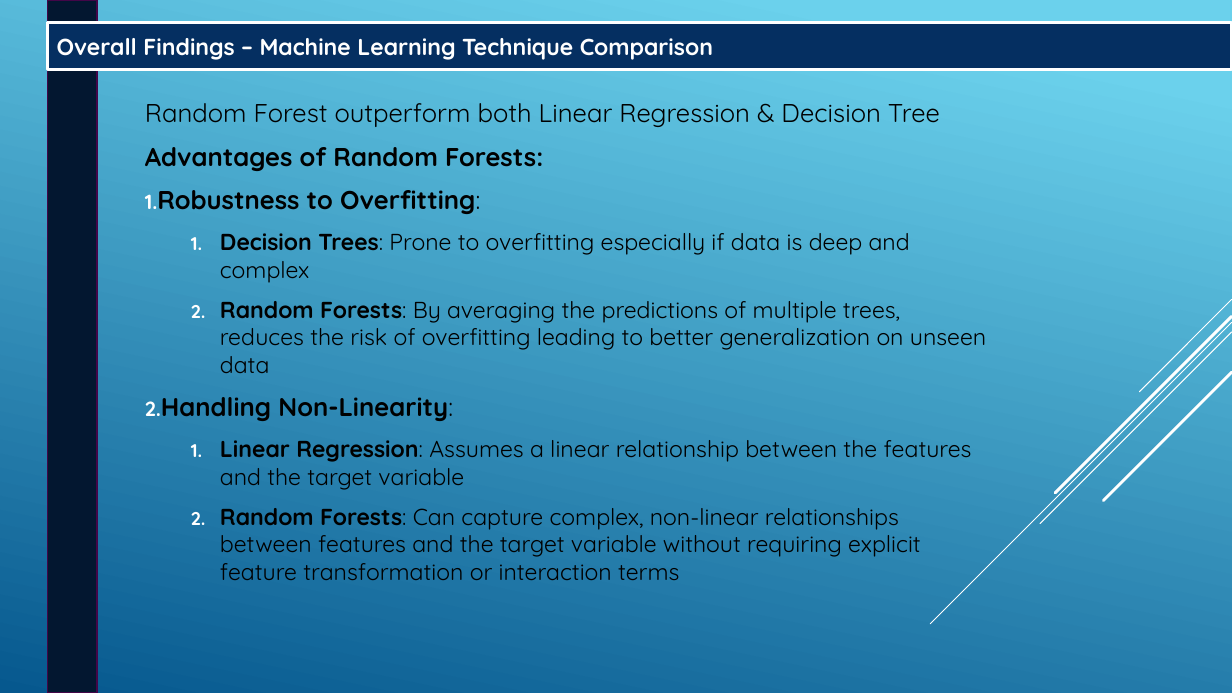
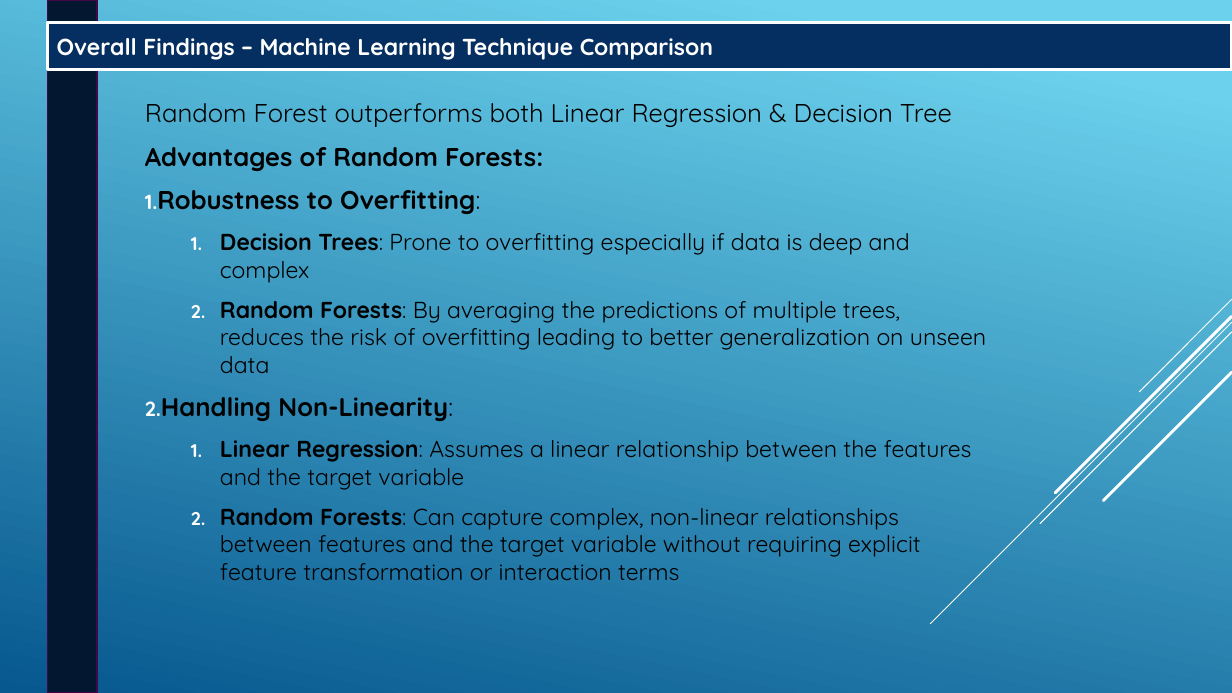
Before and after one commit to kevindownesii/Project_4, a slide deck: slide 15 of Team6-RutgersProject04.pptx (slide 14 before the commit). Drawn at 1232x693 pixels with LibreOffice and Linux fonts; fonts in the diff are those of the drawing. Boxes give left, top, right and bottom in pixels: in the first picture for what was removed or moved away, otherwise in the second. Text is boxed around its words. In the diff, an @@ line names an element or a change of style, - is before the commit and + after.

```diff
--- a/Team6-RutgersProject04.pptx
+++ b/Team6-RutgersProject04.pptx
@@ text at box(145, 103, 952, 127): text changed @@
-Random Forest outperform both Linear Regression & Decision Tree
+Random Forest outperforms both Linear Regression & Decision Tree
```
Also in this commit, not shown: 3 other slides changed, 2 slides added.
